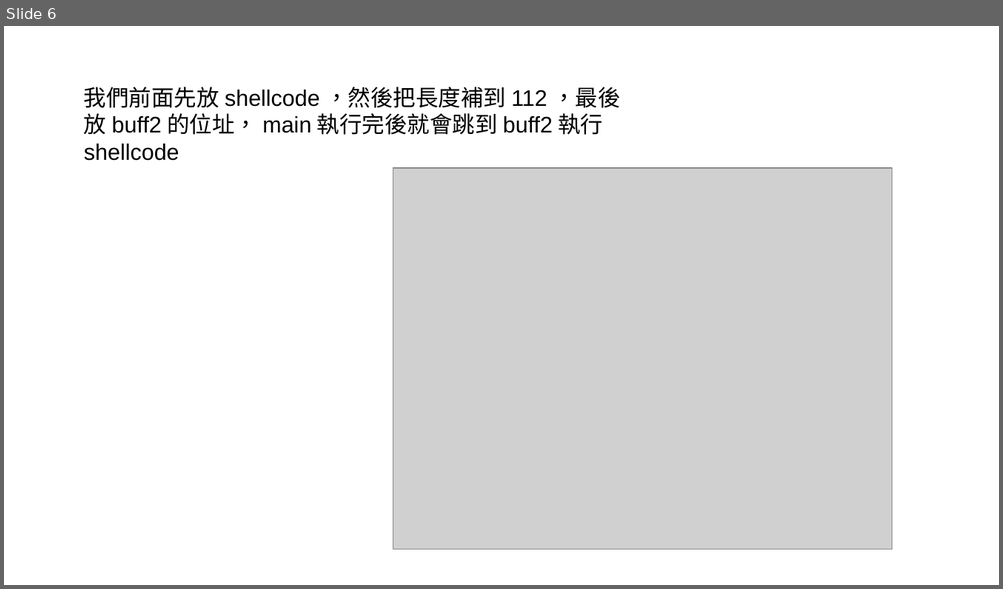
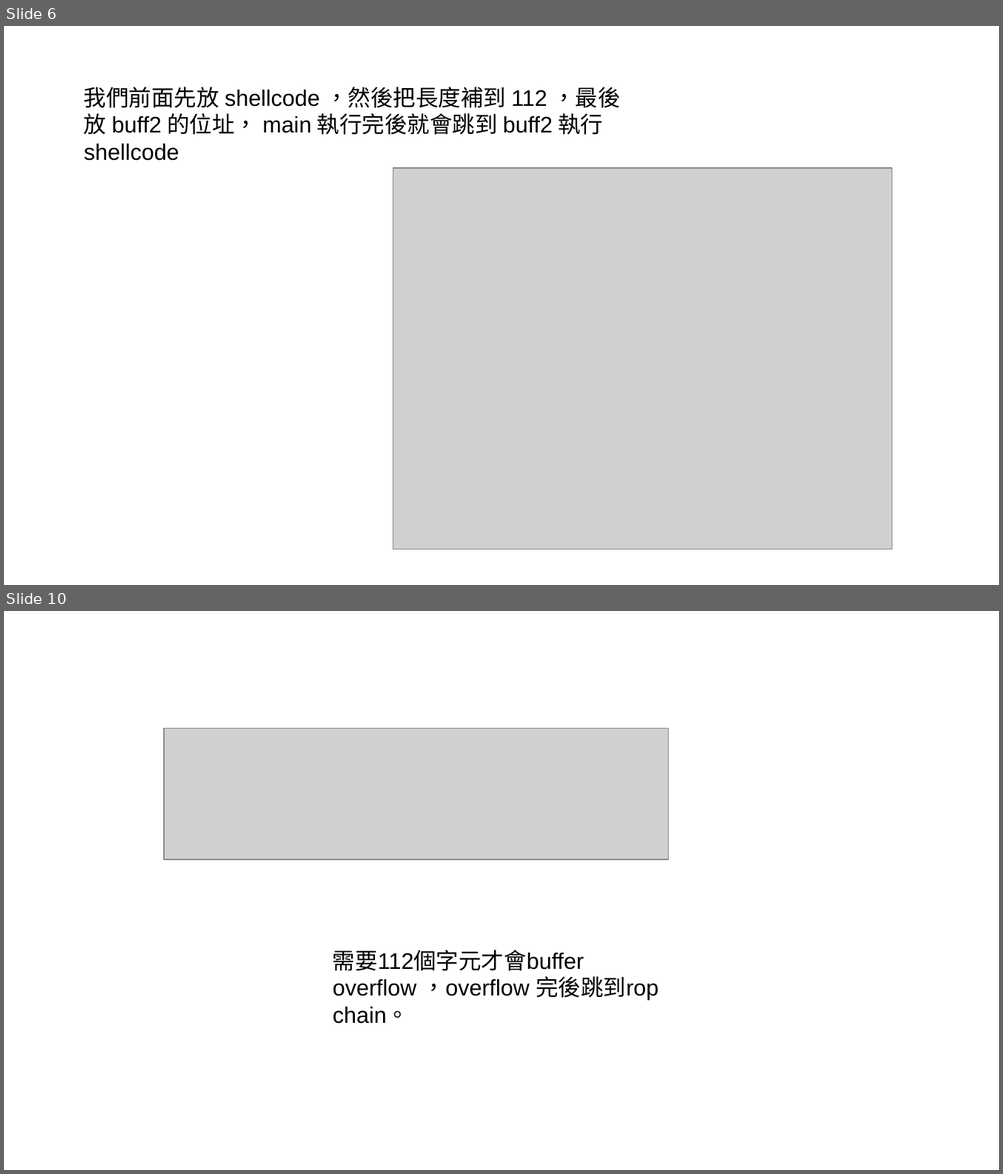
Before and after one commit to gardra/atdf, a slide deck: Lab3/Lab3.odp. Shown one above the other, each under a label of ours: slide 6 before the commit, slides 6 and 10 after it; the slides between them are not shown. The pictures are 1003x589 and 1003x1174 pixels, drawn with LibreOffice and Linux fonts; fonts in the diff are those of the drawing; grey boxes stand for pictures. Boxes give left, top, right and bottom in pixels: in the first picture for what was removed or moved away, otherwise in the second. Text is boxed around its words. In the diff, an @@ line names an element or a change of style, - is before the commit and + after.

```diff
--- a/Lab3/Lab3.odp
+++ b/Lab3/Lab3.odp
@@ slide 10 added at [4,611,999,1170], background #FFFFFF @@
@@ picture added at [164,729,669,859] @@
@@ text added at [333,950,658,1024], 18 pt, text #000000 @@
+需要112個字元才會buffer overflow ，overflow 完後跳到rop chain。
```
Also in this commit, not shown: 10 other slides added, 5 other files.
